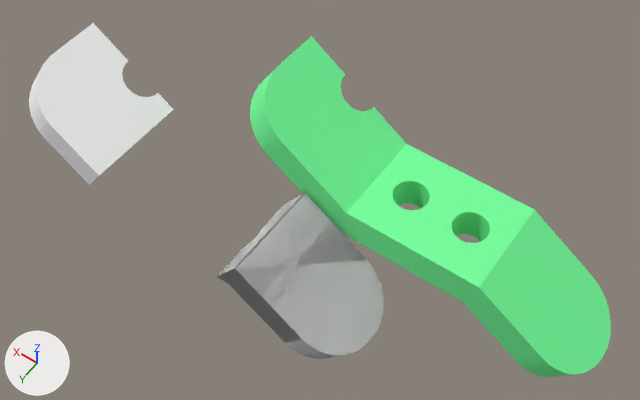
Renders of the COLLADA model imagens/SOLIDO-VISTA-AUXILIAR1.dae from each side of a commit.
One viewpoint serves both versions: a camera (50 mm lens) standing at (-0.568, 1.338, 2.184) and looking at (0.296, 0.128, 0.283). Every picture has the same lights, and +X, +Y and +Z are marked at lower left. Where no turn or scale is listed for an object, it has been applied to the vertices.

Names of what the first picture shows: 'Group_1', 'Group_2', 'Group_3', 'Group_4'.
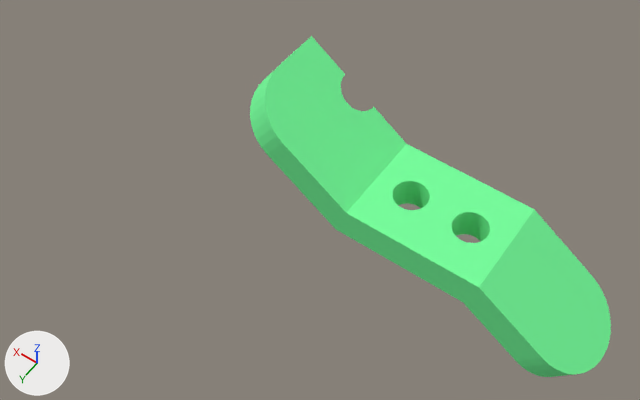
What changed in the scene script:
```text
Remove ob_group_1:
    ob_group_1 = bpy.data.objects.new('Group_1', me_group_1)
    ob_group_1.location = (0.057, 0.15, 0.0)
Remove ob_group_2:
    ob_group_2 = bpy.data.objects.new('Group_2', me_group_2)
    ob_group_2.location = (0.057, 0.15, 0.0)
Remove ob_group_3:
    ob_group_3 = bpy.data.objects.new('Group_3', me_group_3)
    ob_group_3.location = (0.057, 0.15, 0.0)
```

Boxes [x1, y1, x2, y2] around the edits, measured in the pictures (640 x 400 px):
'Group_3', deleted: before [217, 193, 384, 359]
'Group_1', deleted: before [29, 23, 174, 184]
'Group_2', deleted: before [230, 193, 382, 352]
